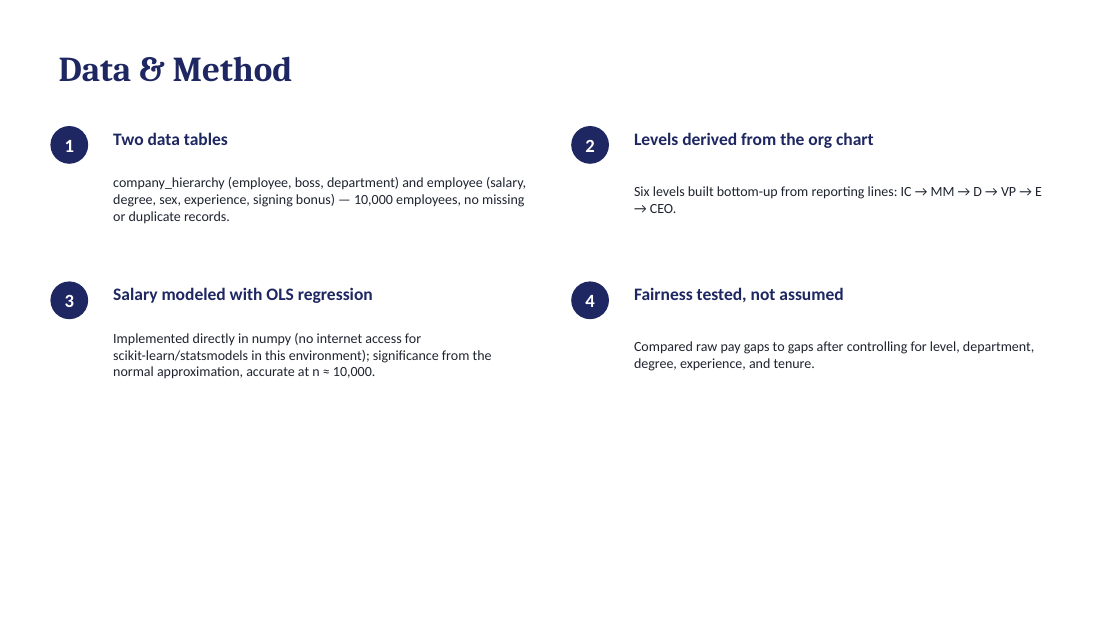
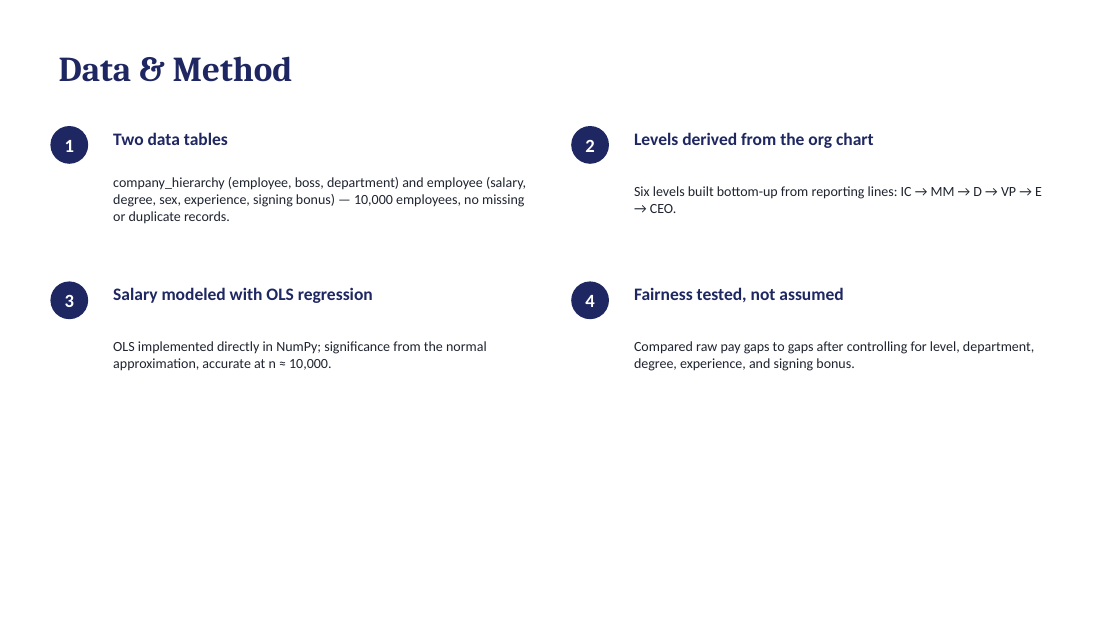
Before and after one commit to glowwormkpo/Workplace_Diversity, a slide deck: slide 3 of Workplace_Diversity_Analysis_Deck.pptx. Drawn at 1120x630 pixels with LibreOffice and Linux fonts; fonts in the diff are those of the drawing. Boxes give left, top, right and bottom in pixels: in the first picture for what was removed or moved away, otherwise in the second. Text is boxed around its words. In the diff, an @@ line names an element or a change of style, - is before the commit and + after.

```diff
--- a/Workplace_Diversity_Analysis_Deck.pptx
+++ b/Workplace_Diversity_Analysis_Deck.pptx
@@ text at bbox=[113, 341, 487, 371]: text changed @@
-Implemented directly in numpy (no internet access for scikit-learn/statsmodels in this environment); significance from the normal approximation, accurate at n ≈ 10,000.
+OLS implemented directly in NumPy; significance from the normal approximation, accurate at n ≈ 10,000.
@@ text at bbox=[634, 341, 1034, 371]: text changed @@
-Compared raw pay gaps to gaps after controlling for level, department, degree, experience, and tenure.
+Compared raw pay gaps to gaps after controlling for level, department, degree, experience, and signing bonus.
```
Also in this commit, not shown: 8 other slides changed, 4 other files.
